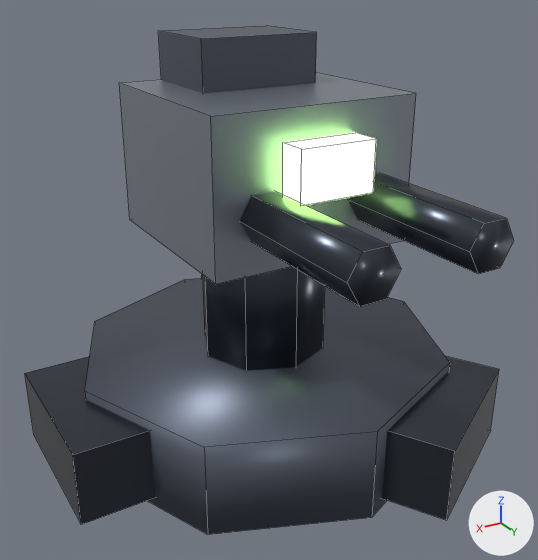
An edit to the Blender file assets/source/dep_turret.blend, drawn before and after from the same camera.
Before and after are seen from a camera (50 mm lens) standing at (0.771, 1.314, 1.006) and looking at (0.014, 0.052, 0.375). The axes (+X, +Y, +Z) are drawn at lower right. The lights are the same throughout. The picture after the commit comes second. Mesh edges are drawn as thin lines.

The first picture shows 'dep_turret'.
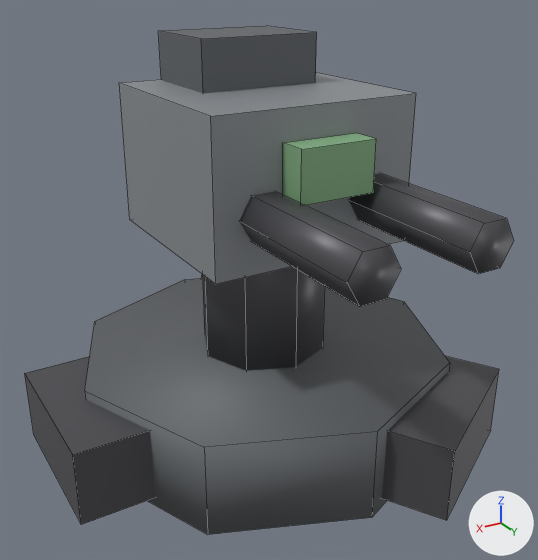
Boxes [x1, y1, x2, y2] around the edits, measured in the pictures (538 x 560 px):
'dep_turret', recoloured, surface changed
    both: [25, 30, 514, 534]

Diff of the bpy script that builds the scene:
```diff
--- a/assets/source/dep_turret.blend.py
+++ b/assets/source/dep_turret.blend.py
@@ mat_ns_body_dark @@
 mat_ns_body_dark = principled_material('ns_body_dark')
-mat_ns_body_dark.base_color = (0.11, 0.13, 0.17)  # greyish blue #5d6573
-mat_ns_body_dark.metallic = 0.66
-mat_ns_body_dark.roughness = 0.42
+mat_ns_body_dark.base_color = (0.13, 0.14, 0.15)  # dark grey #65696c
+mat_ns_body_dark.metallic = 0.18
+mat_ns_body_dark.roughness = 0.62
@@ mat_ns_trim @@
 mat_ns_trim = principled_material('ns_trim')
-mat_ns_trim.base_color = (0.06, 0.07, 0.09)  # greyish blue #454b55
-mat_ns_trim.metallic = 0.85
-mat_ns_trim.roughness = 0.28
+mat_ns_trim.base_color = (0.09, 0.09, 0.1)  # dark grey #555559
+mat_ns_trim.metallic = 0.3
+mat_ns_trim.roughness = 0.44
@@ mat_ns_body @@
 mat_ns_body = principled_material('ns_body')
-mat_ns_body.base_color = (0.3, 0.34, 0.4)  # grey #959eaa
-mat_ns_body.metallic = 0.72
-mat_ns_body.roughness = 0.38
+mat_ns_body.base_color = (0.29, 0.31, 0.33)  # grey #93979b
+mat_ns_body.metallic = 0.25
+mat_ns_body.roughness = 0.52
@@ mat_ns_energy_lime @@
 mat_ns_energy_lime.roughness = 0.25
-mat_ns_energy_lime.emission_color = (0.55, 1.0, 0.29)  # green #c4ff93
-mat_ns_energy_lime.emission_strength = 5.0
```
